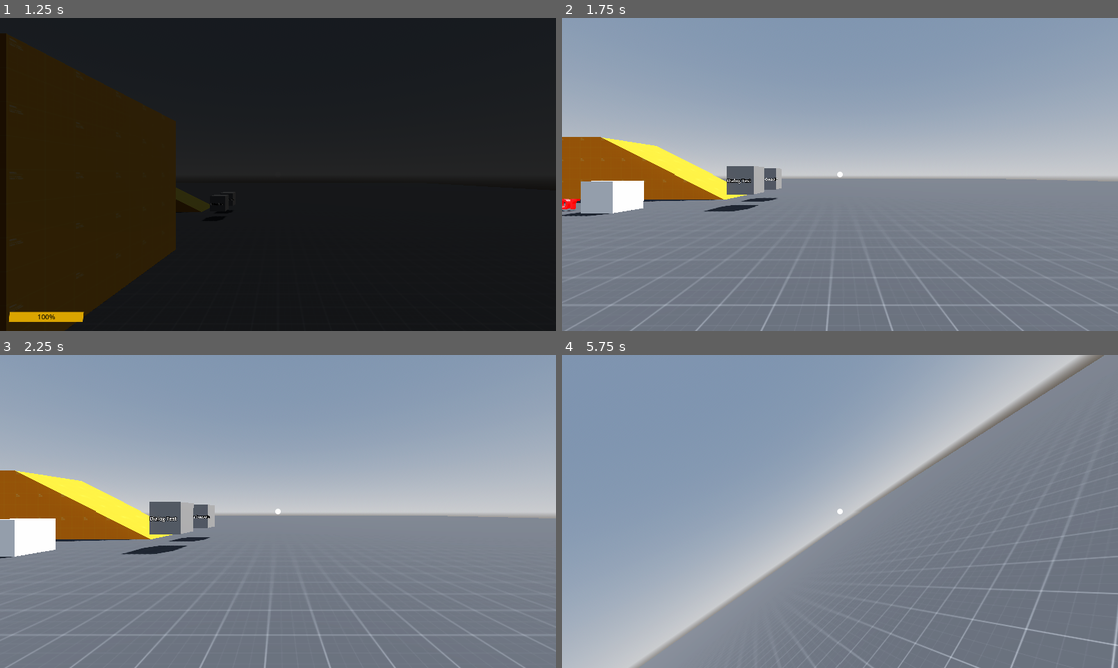
Above: before the commit, frames 1-4 (two rows, left to right).
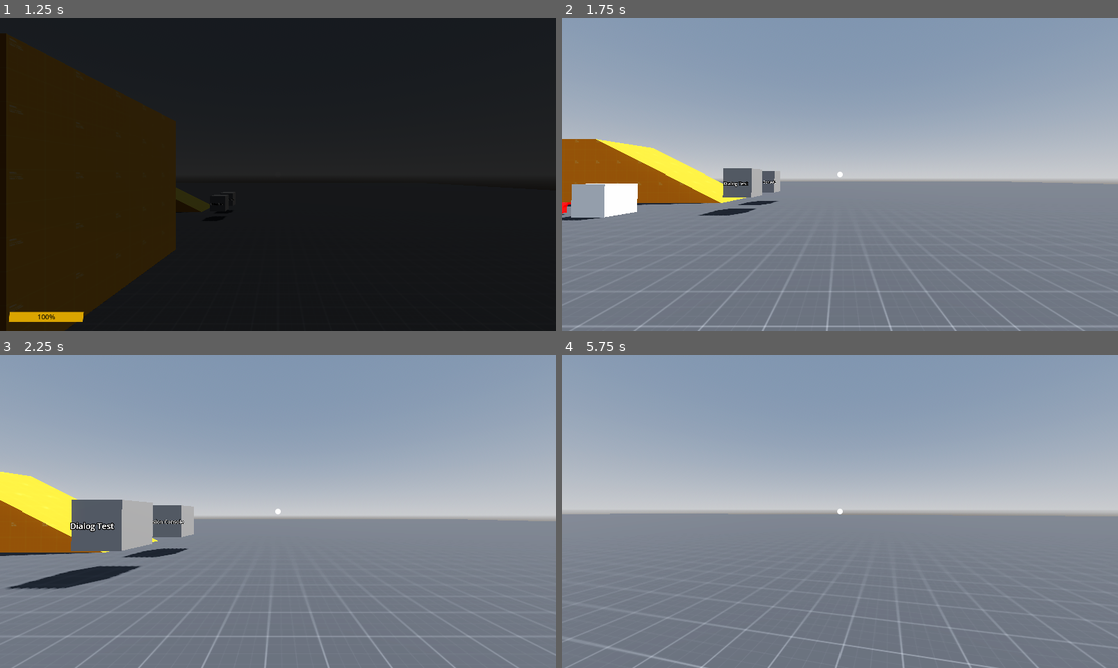
Above: after the commit, the same moments.

Repository: m-rafiwidya/Last-Light-NasaSpaceApps
Game: Godot game, scene res://src/main.tscn
Two runs of this game, one before a commit and one after it. Both use one fixed random seed, a clock stepped at 60 frames per second and the inputs below.
Inputs (mouse positions are in pixels of both pictures, inside the frame that each line leads up to):
- Up to frame 1 (1.25 s): click "Start" at 0.5 s
- Up to frame 2 (1.75 s): move the mouse to (867, 174) at 1.27 s; hold W (move_forward) from 1.28 s (still down); hold Shift (clutch, bound only before the commit) from 1.28 s (still down); tap C (camera) at 1.35 s; tap Space (move_jump) at 1.52 s
- Up to frame 3 (2.25 s): move the mouse to (166, 527) at 2.02 s; release W (move_forward) at 2.03 s; release Shift (clutch, bound only before the commit) at 2.03 s; hold S (move_backward) from 2.03 s (still down); tap Shift (clutch, bound only before the commit) at 2.1 s
- Up to frame 4 (5.75 s): tap Space (move_jump) at 2.27, 3.77, 4.52, 5.27 s; tap C (camera) at 2.3, 2.85, 3.8, 5.3 s; move the mouse to (895, 442) at 2.77 s; release S (move_backward) at 2.78 s; hold D (move_right) 2.78-3.53 s; hold Shift (clutch, bound only before the commit) 2.78-3.53 s; move the mouse to (812, 574) at 3.52 s; hold W (move_forward) 3.53-4.28 s; tap Shift (clutch, bound only before the commit) at 3.6 s; move the mouse to (1006, 558) at 4.27 s; hold Shift (clutch, bound only before the commit) 4.28-5.03 s; hold A (move_left) from 4.28 s (still down); click (1006, 558) at 4.35 s; move the mouse to (673, 464) at 5.02 s; right-click (673, 464) at 5.1 s

Frame 1 is identical in both runs. In frame 2, 4.4% of the frame differs, in the area x 0-100%, y 38-100%; in frame 3, 9.2%; in frame 4, 47%, in the area x 0-100%, y 0-100%.

Commit message:
changed car behavior

Diff:
--- a/game/project.godot
+++ b/game/project.godot
@@ -31,29 +31,9 @@
 
 [input]
 
-handbrake={
-"deadzone": 0.5,
-"events": [Object(InputEventKey,"resource_local_to_scene":false,"resource_name":"","device":-1,"window_id":0,"alt_pressed":false,"shift_pressed":false,"ctrl_pressed":false,"meta_pressed":false,"pressed":false,"keycode":0,"physical_keycode":32,"key_label":0,"unicode":32,"location":0,"echo":false,"script":null)
-]
-}
 camera={
 "deadzone": 0.5,
 "events": [Object(InputEventKey,"resource_local_to_scene":false,"resource_name":"","device":-1,"window_id":0,"alt_press …(191 unchanged characters)…
-]
-}
-shift_up={
-"deadzone": 0.5,
-"events": [Object(InputEventKey,"resource_local_to_scene":false,"resource_name":"","device":-1,"window_id":0,"alt_pressed":false,"shift_pressed":false,"ctrl_pressed":false,"meta_pressed":false,"pressed":false,"keycode":0,"physical_keycode":69,"key_label":0,"unicode":101,"location":0,"echo":false,"script":null)
-]
-}
-shift_down={
-"deadzone": 0.5,
-"events": [Object(InputEventKey,"resource_local_to_scene":false,"resource_name":"","device":-1,"window_id":0,"alt_pressed":false,"shift_pressed":false,"ctrl_pressed":false,"meta_pressed":false,"pressed":false,"keycode":0,"physical_keycode":81,"key_label":0,"unicode":113,"location":0,"echo":false,"script":null)
-]
-}
-clutch={
-"deadzone": 0.5,
-"events": [Object(InputEventKey,"resource_local_to_scene":false,"resource_name":"","device":-1,"window_id":0,"alt_pressed":false,"shift_pressed":false,"ctrl_pressed":false,"meta_pressed":false,"pressed":false,"keycode":0,"physical_keycode":4194325,"key_label":0,"unicode":0,"location":0,"echo":false,"script":null)
 ]
 }
 console={
--- a/game/src/car/car.gd
+++ b/game/src/car/car.gd
@@ -6,27 +6,22 @@
 @export var running_gear: RunningGear
 @export var engine: CarEngine
 
-@export var gear_ratios: Array[float] = [
-	-2.00,  # Reverse gear
-	2.07,
-	1.56,
-	1.20,
-	0.95,
-	0.77,
-	0.63
-]
+# Single fixed gear, used for both forward and reverse. The engine is rigidly
+# coupled to the driven wheels (no clutch).
+@export var gear_ratio: float = 1.56
 @export var final_drive: float = 4.26
-@export var clutch_torque_capacity: float = 621.0
-@export var clutch_engagement_rate: float = 5.0
-@export var brake_capacity: float = 1500.0
+# Top speed in both directions, in units per second. The controller's input is a
+# fraction of this (1 = full speed forward, -1 = full speed backward, 0 = stop).
+@export var max_speed: float = 20.0
+# Speed error (units/s) at which the drivetrain applies full torque. Smaller
+# values chase the target speed harder; larger values are gentler.
+@export var speed_control_band: float = 4.0
 var transmission_inertia: float = 0.5
 var differential_inertia: float = 0.5
 
 const DRIVEN_WHEELS: Array = [RunningGear.Wheel.REAR_LEFT, RunningGear.Wheel.REAR_RIGHT]
-const BRAKE_SLIP_GAIN: float = 5.0
 
 # Drivetrain state
-var current_gear: int = 1
 var engine_angular_velocity: float = 0.0
 var differential_angular_velocity: float = 0.0
 
@@ -48,24 +43,10 @@
 	$FollowCamera.set_as_top_level(true)
 	Debug.current_car = self
 	running_gear.update_wheel_properties()
-	controller.shift_up.connect(_on_controller_shift_up)
-	controller.shift_down.connect(_on_controller_shift_down)
 	controller.toggle_camera.connect(_on_controller_toggle_camera)
 
 
 # Controller signals
-func _on_controller_shift_up(value: bool) -> void:
-	if value and current_gear < gear_ratios.size() - 1:
-		current_gear += 1
-		running_gear.update_wheel_properties()
-
-
-func _on_controller_shift_down(value: bool) -> void:
-	if value and current_gear > 0:
-		current_gear -= 1
-		running_gear.update_wheel_properties()
-
-
 func _on_controller_toggle_camera(value: bool) -> void:
 	if not value:
 		return
@@ -105,62 +86,56 @@
 
 
 func _integrate_forces(state) -> void:
-	var brake_torque: float = _sync_driven_wheels_and_get_brake_torque(state.step)
-	running_gear.simulate_suspensions(state, controller)
-	_step_drivetrain(state.step, brake_torque)
+	_sync_driven_wheels()
+	running_gear.simulate_suspensions(state, controller.steer)
+	_step_drivetrain(state)
 	_apply_wheel_forces(state)
 
-# Brake torque for a single wheel, scaled by brake input and a speed-based ramp
-# so the brake doesn't flip the wheel's direction at near-zero speed.
-func _wheel_brake_torque(wheel: RunningGear.Wheel, step: float) -> float:
-	return brake_capacity * controller.control_value[CarController.ControlValue.BRAKE] * \
-			clamp(running_gear.wheel_states[wheel][RunningGear.WheelState.ANGULAR_VELOCITY] * step * BRAKE_SLIP_GAIN, -1.0, 1.0)
-
 # Forces driven wheels to the differential speed (can be unstable at low speeds)
-# and returns the combined brake torque acting on them.
-func _sync_driven_wheels_and_get_brake_torque(step: float) -> float:
-	var brake_torque: float = 0.0
+func _sync_driven_wheels() -> void:
 	for wheel in DRIVEN_WHEELS:
 		running_gear.wheel_states[wheel][RunningGear.WheelState.ANGULAR_VELOCITY] = differential_angular_velocity
-		brake_torque += _wheel_brake_torque(wheel, step)
-	return brake_torque
 
-# Integrates engine and differential speeds through the clutch. Also brakes
-# the undriven wheels directly, since they aren't part of the drivetrain.
-func _step_drivetrain(step: float, brake_torque: float) -> void:
-	var engine_output_torque = engine.get_engine_torque(engine_angular_velocity, controller, step)
-	var driven_wheel_resistance_torque = brake_torque
+# Integrates the differential speed. The engine is rigidly coupled to the driven
+# wheels through the single gear, so its speed follows the wheels (never below
+# idle). The controller input is a desired speed: the drivetrain applies torque
+# proportional to the error between it and the current forward speed, so it
+# accelerates toward the target, and brakes (engine braking) when the target is
+# lower, including when there is no input.
+func _step_drivetrain(state) -> void:
+	var step: float = state.step
+	var combined_gear_ratio: float = gear_ratio * final_drive
+
+	var forward_speed: float = state.linear_velocity.dot(-state.transform.basis.z)
+	var target_speed: float = controller.desired_speed * max_speed
+	# -1..1: how hard to push, and in which direction
+	var throttle: float = clamp((target_speed - forward_speed) / speed_control_band, -1.0, 1.0)
+
+	engine_angular_velocity = clamp(
+		abs(differential_angular_velocity) * combined_gear_ratio,
+		engine.idle_speed,
+		engine.upper_redline
+	)
+	var engine_output_torque: float = engine.get_engine_torque(engine_angular_velocity, abs(throttle))
+	var drive_torque: float = engine_output_torque * combined_gear_ratio * sign(throttle)
+
+	# Resistance from the tyres on the driven wheels
+	var driven_wheel_resistance_torque: float = 0.0
 
 	# Inertia seen at the differential/wheel speed. The transmission output shaft
 	# spins at final_drive times wheel speed, so its inertia is reflected by
-	# final_drive squared. Only driven wheels are coupled to the drivetrain.
-	var total_drivetrain_inertia = differential_inertia + transmission_inertia * final_drive * final_drive
-	for wheel in RunningGear.Wheel.values():
-		if wheel in DRIVEN_WHEELS:
-			driven_wheel_resistance_torque += running_gear.wheel_states[wheel][RunningGear.WheelState.TORQUE]
-			total_drivetrain_inertia += running_gear.wheel_properties[wheel][RunningGear.WheelProperty.INERTIA]
-		else:
-			var free_wheel_resistance_torque = _wheel_brake_torque(wheel, step)
-			running_gear.wheel_states[wheel][RunningGear.WheelState.ANGULAR_VELOCITY] -= free_wheel_resistance_torque / running_gear.wheel_properties[wheel][RunningGear.WheelProperty.INERTIA] * step
+	# final_drive squared; the engine by the combined ratio squared. Only driven
+	# wheels are coupled to the drivetrain.
+	var total_drivetrain_inertia: float = (
+		differential_inertia +
+		transmission_inertia * final_drive * final_drive +
+		engine.inertia * combined_gear_ratio * combined_gear_ratio
+	)
+	for wheel in DRIVEN_WHEELS:
+		driven_wheel_resistance_torque += running_gear.wheel_states[wheel][RunningGear.WheelState.TORQUE]
+		total_drivetrain_inertia += running_gear.wheel_properties[wheel][RunningGear.WheelProperty.INERTIA]
 
-	# Clutch simulation parameters and calculations
-	var combined_gear_ratio = gear_ratios[current_gear] * final_drive
-	var clutch_speed_difference: float = engine_angular_velocity - differential_angular_velocity * combined_gear_ratio
-	var clutch_engagement_factor: float = 1.0 - controller.control_value[CarController.ControlValue.CLUTCH]
-
-	# Calculate clutch torque based on engagement and speed difference
-	var max_clutch_torque: float = clutch_torque_capacity * clutch_engagement_factor * \
-								clamp(abs(clutch_speed_difference) * step * clutch_engagement_rate, 0.0, 1.0)
-	var max_transferable_torque: float = max(abs(engine_output_torque), abs(driven_wheel_resistance_torque))
-	var actual_clutch_torque: float = sign(clutch_speed_difference) * min(max_transferable_torque, max_clutch_torque)
-
-	# Update engine and differential angular velocities
-	var engine_acceleration = (engine_output_torque - actual_clutch_torque) / engine.inertia * step
-	var differential_acceleration = (actual_clutch_torque * combined_gear_ratio - driven_wheel_resistance_torque) / \
-								(total_drivetrain_inertia) * step
-
-	engine_angular_velocity += engine_acceleration
-	differential_angular_velocity += differential_acceleration
+	differential_angular_velocity += (drive_torque - driven_wheel_resistance_torque) / total_drivetrain_inertia * step
 
 # Applies suspension load and ground contact force for each wheel in contact
 func _apply_wheel_forces(state) -> void:
--- a/game/src/car/car.tscn
+++ b/game/src/car/car.tscn
@@ -9,7 +9,7 @@
 bounce = 0.5
 
 [sub_resource type="Curve" id="Curve_gkkdu"]
-_data = [Vector2(0, 0.540521), 0.0, 0.170761, 0, 0, Vector2(0.693333, 1), 0.0, 0.0, 0, 0, Vector2(1, 0.914138), -0.649141, 0.0, 0, 0]
+_data = [Vector2(0, 0.8956521), 0.0, 0.170761, 0, 0, Vector2(0.693333, 1), 0.0, 0.0, 0, 0, Vector2(1, 0.914138), -0.649141, 0.0, 0, 0]
 point_count = 3
 
 [sub_resource type="AudioStreamGenerator" id="AudioStreamGenerator_2vce4"]
--- a/game/src/car/car_controller.gd
+++ b/game/src/car/car_controller.gd
@@ -2,36 +2,25 @@
 
 extends Node
 
-## Car intent. Reads input and turns it into the smoothed ControlValue entries
-## that Car / Engine / RunningGear consume. One-shot events are signals (emitted
-## with `true` on press, `false` on release), like PlayerController.
-## Shares the player's movement actions: move_forward = throttle,
-## move_backward = brake, move_left / move_right = steering.
+## Car intent. Reads input and exposes smoothed values the Car reads directly,
+## like PlayerController. One-shot events are signals (emitted with `true` on
+## press, `false` on release).
+## Shares the player's movement actions: move_forward / move_backward = desired
+## speed forward / backward (as a fraction of the car's max speed; no input = 0,
+## so the car slows down), move_left / move_right = steering.
 ## Like PlayerController, input is only accepted while GameState is IN_GAME.
 
-signal shift_up(value: bool)
-signal shift_down(value: bool)
 signal toggle_camera(value: bool)
 
-enum ControlValue{
-	ACCELERATE,
-	BRAKE,
-	CLUTCH,
-	STEER,
-	GEAR
-}
-var control_value: Dictionary = {
-	ControlValue.ACCELERATE: 0.0,
-	ControlValue.BRAKE: 0.0,
-	ControlValue.CLUTCH: 0.0,
-	ControlValue.STEER: 0.0,
-	ControlValue.GEAR: 0,
-}
+
+## Desired speed as a fraction of the car's max speed:
+## -1 (full speed backward) .. 1 (full speed forward), 0 = stop.
+var desired_speed: float = 0.0
+## -1 (full left) .. 1 (full right)
+var steer: float = 0.0
 
 var steer_speed: float = 2.0
-var accelerate_speed: float = 4.0
-var brake_speed: float = 4.0
-var clutch_speed: float = 4.0
+var desired_speed_rate: float = 2.0
 
 var was_input_enabled: bool = false
 
@@ -48,49 +37,20 @@
 	was_input_enabled = enabled
 
 	var target_steer: float = 0.0
-	var target_accelerate: float = 0.0
-	var target_brake: float = 0.0
-	var target_clutch: float = 0.0
+	var target_desired_speed: float = 0.0
 
 	# Polled (not event driven) so releases during a lock can't leave keys stuck.
 	if accept_input:
 		target_steer = Input.get_axis("move_left", "move_right")
-		target_accelerate = Input.get_action_strength("move_forward")
-		target_brake = Input.get_action_strength("move_backward")
-		target_clutch = float(Input.is_action_pressed("clutch"))
+		target_desired_speed = Input.get_axis("move_backward", "move_forward")
 
-		_emit_action("shift_up", shift_up)
-		_emit_action("shift_down", shift_down)
-		_emit_action("camera", toggle_camera)
-	else:
-		_emit_releases()
+		if Input.is_action_just_pressed("camera"):
+			toggle_camera.emit(true)
+		elif Input.is_action_just_released("camera"):
+			toggle_camera.emit(false)
+	elif Input.is_action_just_released("camera"):
+		# While locked only let releases through; presses are ignored.
+		toggle_camera.emit(false)
 
-	control_value[ControlValue.STEER] = move_toward(
-		control_value[ControlValue.STEER], target_steer, steer_speed * delta
-	)
-	control_value[ControlValue.ACCELERATE] = move_toward(
-		control_value[ControlValue.ACCELERATE], target_accelerate, accelerate_speed * delta
-	)
-	control_value[ControlValue.BRAKE] = move_toward(
-		control_value[ControlValue.BRAKE], target_brake, brake_speed * delta
-	)
-	control_value[ControlValue.CLUTCH] = move_toward(
-		control_value[ControlValue.CLUTCH], target_clutch, clutch_speed * delta
-	)
-
-
-func _emit_action(action: StringName, event: Signal) -> void:
-	if Input.is_action_just_pressed(action):
-		event.emit(true)
-	elif Input.is_action_just_released(action):
-		event.emit(false)
-
-
-## While input is locked only let releases through; presses are ignored.
-func _emit_releases() -> void:
-	if Input.is_action_just_released("shift_up"):
-		shift_up.emit(false)
-	if Input.is_action_just_released("shift_down"):
-		shift_down.emit(false)
-	if Input.is_action_just_released("camera"):
-		toggle_camera.emit(false)
+	steer = move_toward(steer, target_steer, steer_speed * delta)
+	desired_speed = move_toward(desired_speed, target_desired_speed, desired_speed_rate * delta)
--- a/game/src/car/components/engine.gd
+++ b/game/src/car/components/engine.gd
@@ -10,18 +10,15 @@
 @export var inertia: float = 0.2
 
 var is_disabled: bool = false
-# var disable_period: float = 0.1
-# var disable_timer: float = 0.0
 
-func get_engine_torque(engine_angular_velocity, controller, delta) -> float:
+
+## Torque the engine produces at the given speed. `throttle` is 0..1; the
+## rev limiter cuts torque between the upper and lower redline.
+func get_engine_torque(engine_angular_velocity: float, throttle: float) -> float:
 	if engine_angular_velocity >= upper_redline and not is_disabled:
 		is_disabled = true
 	if engine_angular_velocity <= lower_redline and is_disabled:
 		is_disabled = false
-	var target_engine_angular_velocity: float = 0.0
-	if not is_disabled:
-		target_engine_angular_velocity = idle_speed + (upper_redline - idle_speed) * controller.control_value[CarController.ControlValue.ACCELERATE]
-	# else:
-	# 	disable_timer -= delta
-	var engine_torque: float = peak_torque * torque_curve.sample(engine_angular_velocity / upper_redline) * sign(target_engine_angular_velocity - engine_angular_velocity)
-	return engine_torque
+	if is_disabled:
+		return 0.0
+	return peak_torque * torque_curve.sample(engine_angular_velocity / upper_redline) * throttle
--- a/game/src/car/components/running_gear.gd
+++ b/game/src/car/components/running_gear.gd
@@ -162,7 +162,8 @@
 	)
 	return spring_force + shock_force
 
-func simulate_suspensions(state, controller) -> void:
+## `steer` is -1 (full left) .. 1 (full right).
+func simulate_suspensions(state, steer: float) -> void:
 	var origin = state.transform.origin
 	var x_basis = state.transform.basis.x
 	var y_basis = state.transform.basis.y
@@ -217,7 +218,7 @@
 		wheel_states[wheel][RunningGear.WheelState.CONTACT_POINT] = collision_point - origin
 
 		var wheel_steer_angle: float = (
-			-controller.control_value[CarController.ControlValue.STEER] *
+			-steer *
 			wheel_properties[wheel][WheelProperty.MAX_STEER_ANGLE] *
 			wheel_properties[wheel][WheelProperty.STEER_BIAS]
 		)
